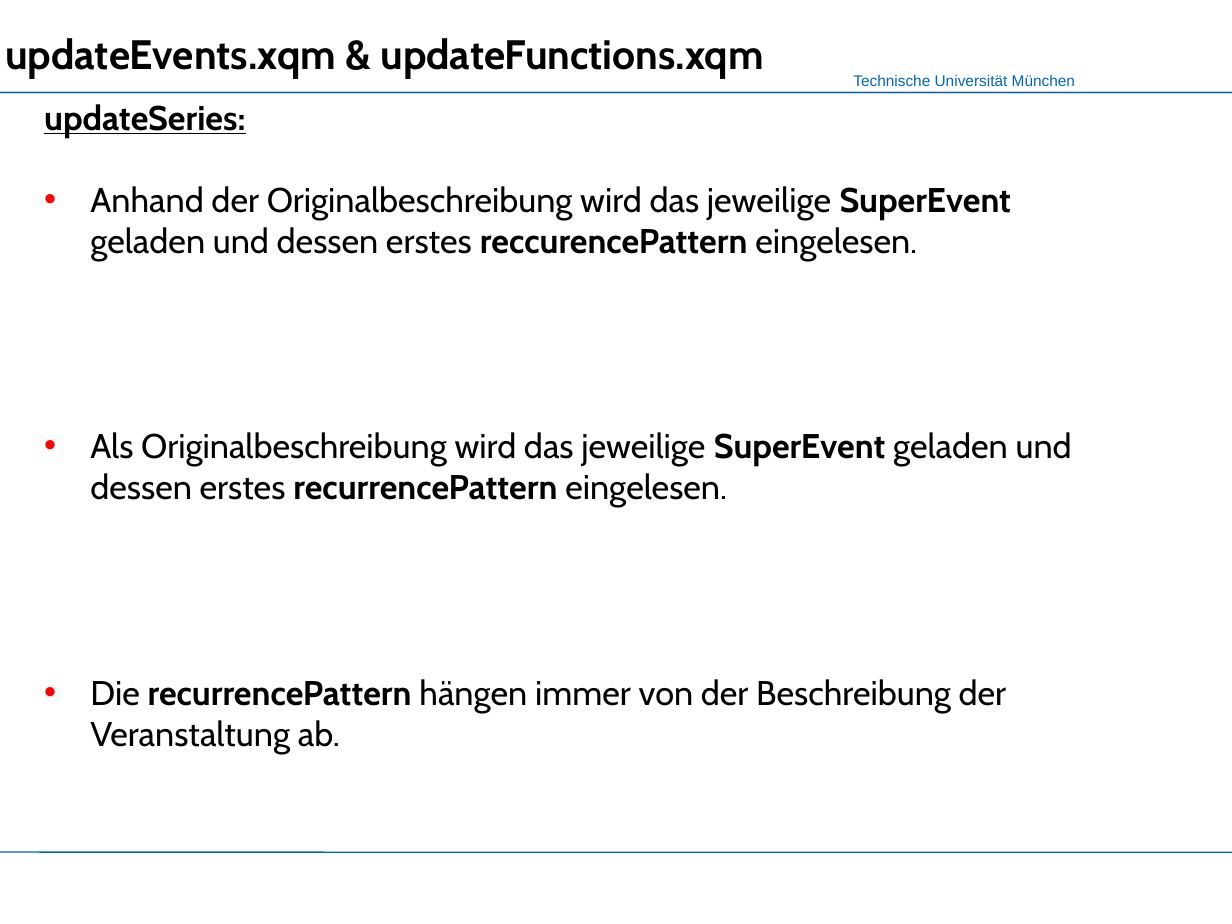
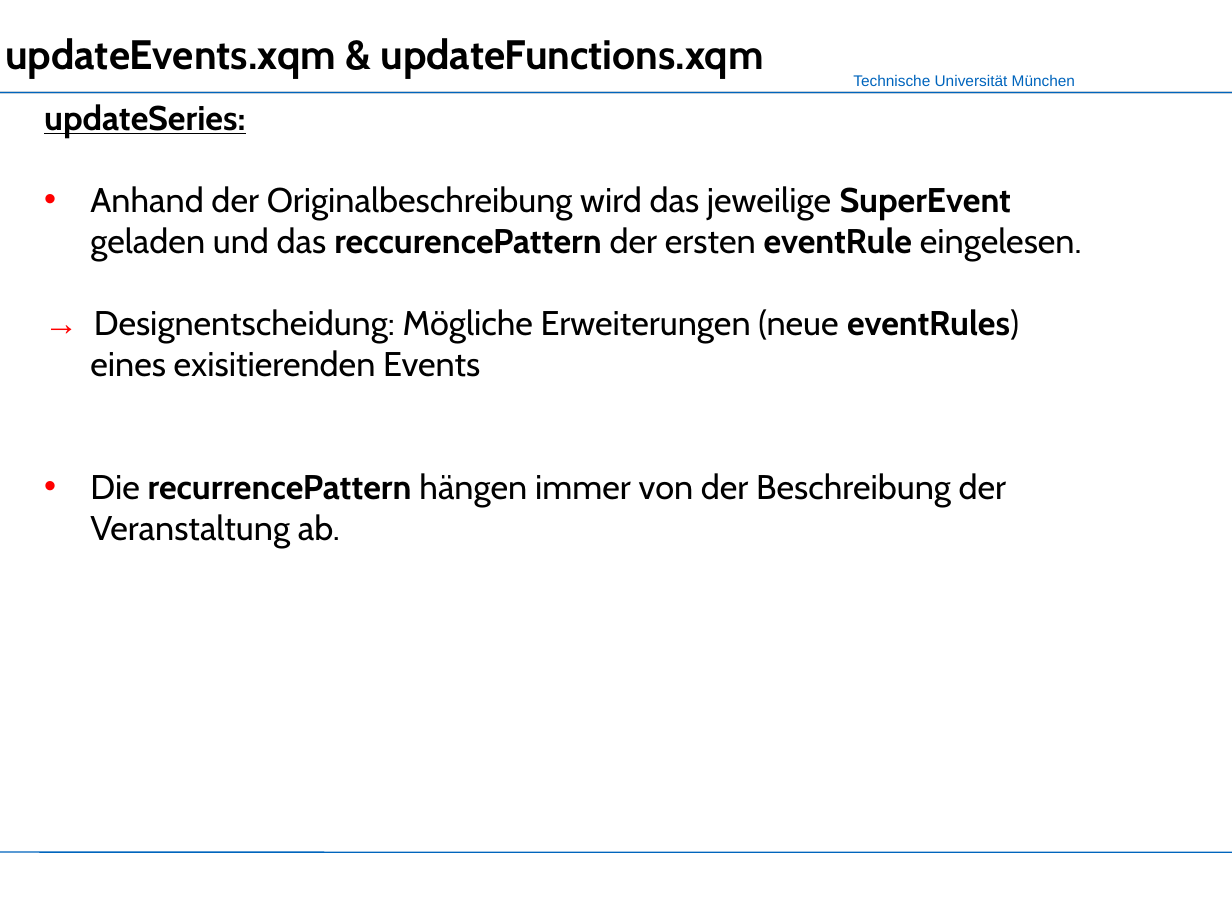
Before and after one commit to mokshasoul/XML-Praktikum, a slide deck: slide 28 of Slides/Slides_CalendarX-1.ppt. Drawn at 1232x924 pixels with LibreOffice and Linux fonts; fonts in the diff are those of the drawing; background and template pictures are left out. Boxes give left, top, right and bottom in pixels: in the first picture for what was removed or moved away, otherwise in the second. Text is boxed around its words. In the diff, an @@ line names an element or a change of style, - is before the commit and + after.

Commit message:
slides update

```diff
--- a/Slides/Slides_CalendarX-1.ppt
+++ b/Slides/Slides_CalendarX-1.ppt
@@ text at [90, 186, 1082, 377]: text changed @@
-• Anhand der Originalbeschreibung wird das jeweilige SuperEvent geladen und dessen erstes reccurencePattern eingelesen.
-• Als Originalbeschreibung wird das jeweilige SuperEvent geladen und dessen erstes recurrencePattern eingelesen.
+• Anhand der Originalbeschreibung wird das jeweilige SuperEvent geladen und das reccurencePattern der ersten eventRule eingelesen.
+→ Designentscheidung: Mögliche Erweiterungen (neue eventRules) eines exisitierenden Events
```
Also in this commit, not shown: 11 other slides changed, 7 slides added, 5 slides removed.
